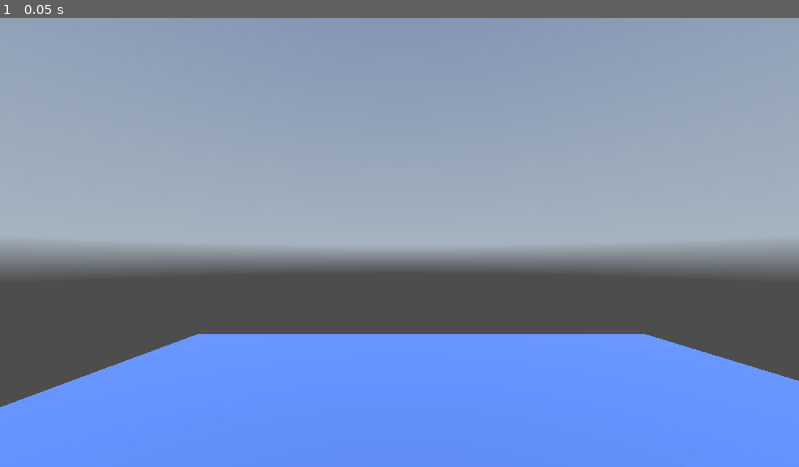
Above: before the commit, frame 1.
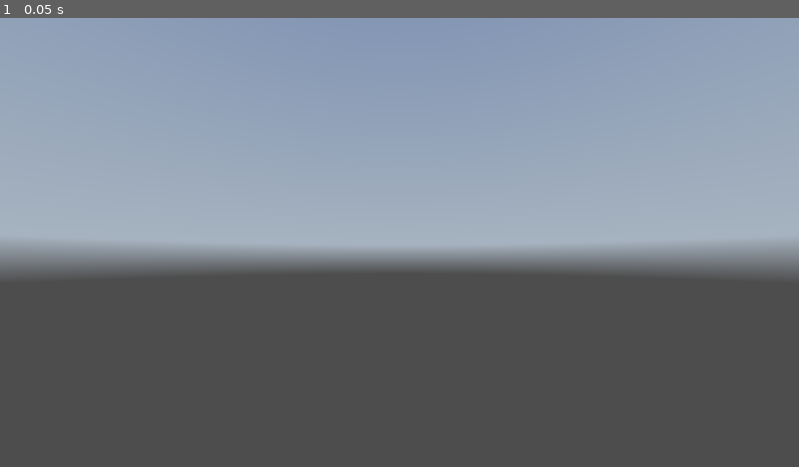
Above: after the commit, the same moment.

Repository: HackTechDev/VuMeterAudio_G4
Game: Godot game, scene res://node_3d.tscn
Same seed, same stepped clock (60 frames per second), same inputs: the game is played once before the commit and once after it. A sky picture missing from this copy of the repository is replaced by a grey-blue gradient.
Inputs:
- Up to frame 1 (0.05 s): no input

The runs differ from the first frame. In frame 1, 27% of the frame differs, in the area x 0-100%, y 70-100%.

Commit message:
[Update] Led

Diff:
--- a/node_3d.gd
+++ b/node_3d.gd
@@ -1,6 +1,6 @@
 extends Node3D
 # Called when the node enters the scene tree for the first time.
-const VU_COUNT = 8
+const VU_COUNT = 10
 const FREQ_MAX = 11050.0
 
 const WIDTH = 800
@@ -13,34 +13,18 @@
 var min_values = []
 var max_values = []
 
+@onready var led0: MeshInstance3D = $led0
 @onready var led1: MeshInstance3D = $led1
 @onready var led2: MeshInstance3D = $led2
 @onready var led3: MeshInstance3D = $led3
 @onready var led4: MeshInstance3D = $led4
-
 @onready var led5: MeshInstance3D = $led5
 @onready var led6: MeshInstance3D = $led6
 @onready var led7: MeshInstance3D = $led7
 @onready var led8: MeshInstance3D = $led8
+@onready var led9: MeshInstance3D = $led9
 
 func _draw():
-	#
-	#var led = get_node('led').duplicate(true)
-	#led.position.x = 1.2
-	#led.position.y = 2
-	#led.position.z = 0
-	#add_child(led)
-	#
-	#
-	#
-	#for child in get_children():
-		#if child.name.substr(0,3) == "led" :
-			#print(child.name)
-			#
-			#
-			#await get_tree().create_timer(0.5).timeout
-			#child.mesh.material.albedo_color = BLUE
-				#
 
 	var w = WIDTH / VU_COUNT
 	for i in range(VU_COUNT):
@@ -48,38 +32,10 @@
 		var max_height = max_values[i]
 		var height = lerp(min_height, max_height, ANIMATION_SPEED)
 
-		#Rect2 Rect2(x: float, y: float, width: float, height: float)
-		#draw_rect(
-				#Rect2(w * i, HEIGHT - height, w - 2, height),
-				#Color.from_hsv(float(VU_COUNT * 0.6 + i * 0.5) / VU_COUNT, 0.5, 0.6)
-		#)
-		#
+		var leds = [led0, led1, led2, led3, led4, led5, led6, led7, led8, led9]
 
-
-
-		if i == 0:
-			led1.scale = Vector3(1, height/50, 1)
-
-		if i == 1:
-			led2.scale = Vector3(1, height/50, 1)
-
-		if i == 2:
-			led3.scale = Vector3(1, height/50, 1)
-
-		if i == 3:
-			led4.scale = Vector3(1, height/50, 1)
-
-		if i == 4:
-			led5.scale = Vector3(1, height/50, 1)
-
-		if i == 5:
-			led6.scale = Vector3(1, height/50, 1)
-
-		if i == 6:
-			led7.scale = Vector3(1, height/50, 1)
-
-		if i == 7:
-			led8.scale = Vector3(1, height/50, 1)
+		if i >= 0 and i < leds.size():
+			leds[i].scale = Vector3(1, height / 25, 1)
 
 
 # Called every frame. 'delta' is the elapsed time since the previous frame.
@@ -104,8 +60,6 @@
 		if data[i] <= 0.0:
 			min_values[i] = lerp(min_values[i], 0.0, ANIMATION_SPEED)
 
-	# Sound plays back continuously, so the graph needs to be updated every frame.
-	#queue_redraw()
 	_draw()
 
 
--- a/node_3d.tscn
+++ b/node_3d.tscn
@@ -17,6 +17,10 @@
 
 [sub_resource type="StandardMaterial3D" id="StandardMaterial3D_urtwf"]
 albedo_color = Color(0.263642, 0.307787, 0.79613, 1)
+
+[sub_resource type="BoxMesh" id="BoxMesh_iqx4q"]
+resource_local_to_scene = true
+material = SubResource("StandardMaterial3D_urtwf")
 
 [sub_resource type="BoxMesh" id="BoxMesh_shiqb"]
 resource_local_to_scene = true
@@ -89,6 +93,7 @@
 transform = Transform3D(1, 0, 0, 0, 0.998344, -0.0575292, 0, 0.0575292, 0.998344, 6.02259, 3.58531, 8.34327)
 
 [node name="Floor" type="StaticBody3D" parent="."]
+visible = false
 
 [node name="MeshInstance3D" type="MeshInstance3D" parent="Floor"]
 transform = Transform3D(1, 0, 0, 0, 1, 0, 0, 0, 1, 7, 0, 0)
@@ -103,6 +108,10 @@
 
 [node name="DirectionalLight3D2" type="DirectionalLight3D" parent="."]
 transform = Transform3D(1, 0, 0, 0, 1, 0, 0, 0, 1, 8.39016, 2.61798, 5.73307)
+
+[node name="led0" type="MeshInstance3D" parent="."]
+transform = Transform3D(1, 0, 0, 0, 1, 0, 0, 0, 1, -1.6, 2, 0)
+mesh = SubResource("BoxMesh_iqx4q")
 
 [node name="led1" type="MeshInstance3D" parent="."]
 transform = Transform3D(1, 0, 0, 0, 1, 0, 0, 0, 1, 0, 2, 0)
@@ -140,6 +149,10 @@
 transform = Transform3D(1, 0, 0, 0, 1, 0, 0, 0, 1, 13.2823, 2, 0)
 mesh = SubResource("BoxMesh_tf0nt")
 
+[node name="led9" type="MeshInstance3D" parent="."]
+transform = Transform3D(1, 0, 0, 0, 1, 0, 0, 0, 1, 14.862, 2, 0)
+mesh = SubResource("BoxMesh_tf0nt")
+
 [node name="AudioStreamPlayer" type="AudioStreamPlayer" parent="."]
 stream = ExtResource("2_4j335")
 autoplay = true
Not shown: 1 places in node_3d.tscn that only renumber resources
